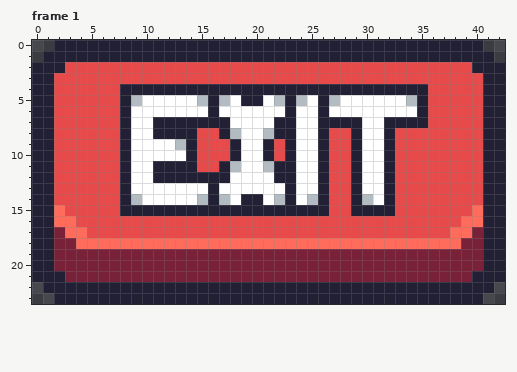
Pixel-art file: Game Art/UI/Exitbutton.aseprite. The picture above is the old version.
43x24 pixels, 2 frames. Shown: frame 1. The commit also changed other frames, which this record leaves out.
And afterwards:
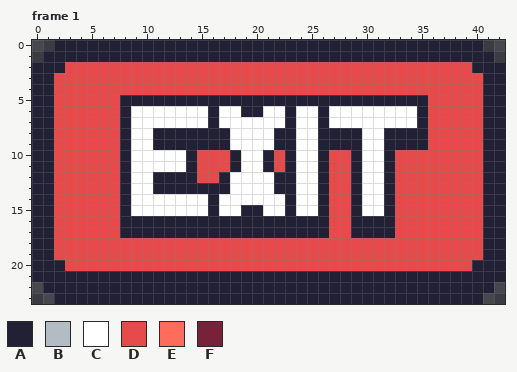
Palette (. is transparent): A #222034  B #b2bcc2  C #ffffff  D #e64a4a  E #ff6c5c  F #7a213a
What changed:
--- frame 1
@@ x 0..42 @@
  3 AADDDDDDDDDDDDDDDDDDDDDDDDDDDDDDDDDDDDDDDAA
- 4 AADDDDDDAAAAAAAAAAAAAAAAAAAAAAAAAAAADDDDDAA
- 5 AADDDDDDABCCCCCBABCAACBABCABCCCCCCBADDDDDAA
- 6 AADDDDDDACCCCCCCACCCCCCACCACCCCCCCCADDDDDAA
- 7 AADDDDDDACCAAAAAAACCCCAACCAAAACCAAAADDDDDAA
- 8 AADDDDDDACCAAAADDABCCBAACCADDACCADDDDDDDDAA
- 9 AADDDDDDACCCCBADDDACCADACCADDACCADDDDDDDDAA
+ 4 AADDDDDDDDDDDDDDDDDDDDDDDDDDDDDDDDDDDDDDDAA
+ 5 AADDDDDDAAAAAAAAAAAAAAAAAAAAAAAAAAAADDDDDAA
+ 6 AADDDDDDACCCCCCCACCAACCACCACCCCCCCCADDDDDAA
+ 7 AADDDDDDACCCCCCCACCCCCCACCACCCCCCCCADDDDDAA
+ 8 AADDDDDDACCAAAAAAACCCCAACCAAAACCAAAADDDDDAA
+ 9 AADDDDDDACCAAAAAAACCCCAACCAAAACCAAAADDDDDAA
 10 AADDDDDDACCCCCADDDACCADACCADDACCADDDDDDDDAA
-11 AADDDDDDACCAAAADDABCCBAACCADDACCADDDDDDDDAA
-12 AADDDDDDACCAAAAAAACCCCAACCADDACCADDDDDDDDAA
-13 AADDDDDDACCCCCCCACCCCCCACCADDACCADDDDDDDDAA
-14 AADDDDDDABCCCCCBABCAACBACBADDABCADDDDDDDDAA
-15 AAEDDDDDAAAAAAAAAAAAAAAAAAADDAAAADDDDDDDEAA
-16 AAEEDDDDDDDDDDDDDDDDDDDDDDDDDDDDDDDDDDDEEAA
-17 AAFEEDDDDDDDDDDDDDDDDDDDDDDDDDDDDDDDDDEEFAA
-18 AAFFEEEEEEEEEEEEEEEEEEEEEEEEEEEEEEEEEEEFFAA
-19 AAFFFFFFFFFFFFFFFFFFFFFFFFFFFFFFFFFFFFFFFAA
-20 AAFFFFFFFFFFFFFFFFFFFFFFFFFFFFFFFFFFFFFFFAA
-21 AAAFFFFFFFFFFFFFFFFFFFFFFFFFFFFFFFFFFFFFAAA
+11 AADDDDDDACCCCCADDDACCADACCADDACCADDDDDDDDAA
+12 AADDDDDDACCAAAADDACCCCAACCADDACCADDDDDDDDAA
+13 AADDDDDDACCAAAAAAACCCCAACCADDACCADDDDDDDDAA
+14 AADDDDDDACCCCCCCACCCCCCACCADDACCADDDDDDDDAA
+15 AADDDDDDACCCCCCCACCAACCACCADDACCADDDDDDDDAA
+16 AADDDDDDAAAAAAAAAAAAAAAAAAADDAAAADDDDDDDDAA
+17 AADDDDDDAAAAAAAAAAAAAAAAAAADDAAAADDDDDDDDAA
+18 AADDDDDDDDDDDDDDDDDDDDDDDDDDDDDDDDDDDDDDDAA
+19 AADDDDDDDDDDDDDDDDDDDDDDDDDDDDDDDDDDDDDDDAA
+20 AAADDDDDDDDDDDDDDDDDDDDDDDDDDDDDDDDDDDDDAAA
+21 AAAAAAAAAAAAAAAAAAAAAAAAAAAAAAAAAAAAAAAAAAA
 22 .AAAAAAAAAAAAAAAAAAAAAAAAAAAAAAAAAAAAAAAAA.
